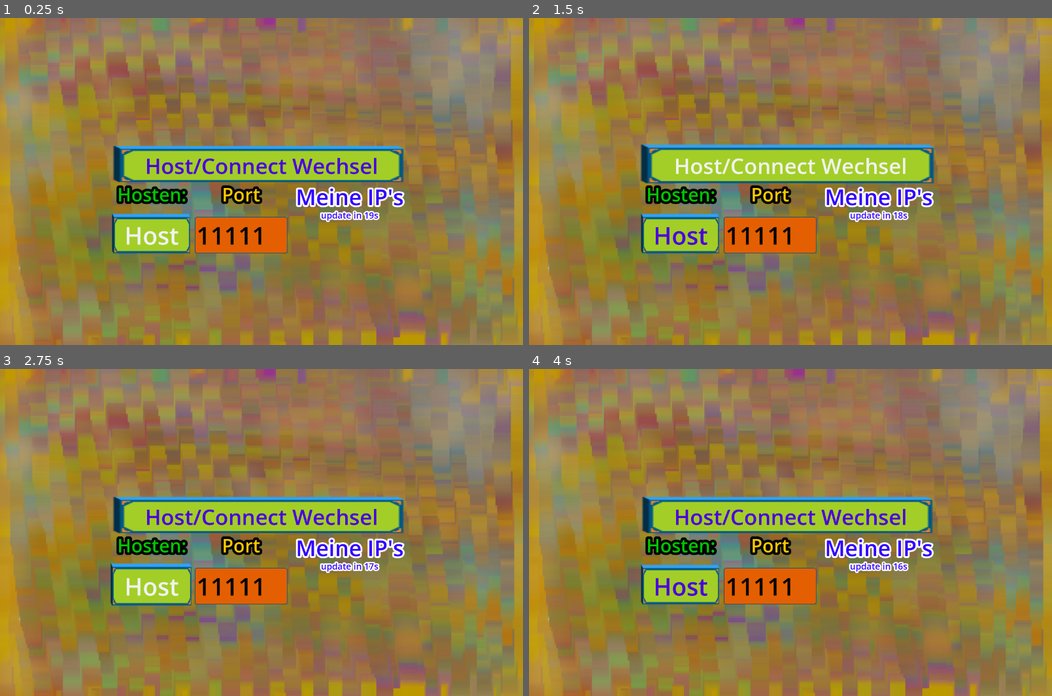
Above: before the commit, frames 1-4 (two rows, left to right).
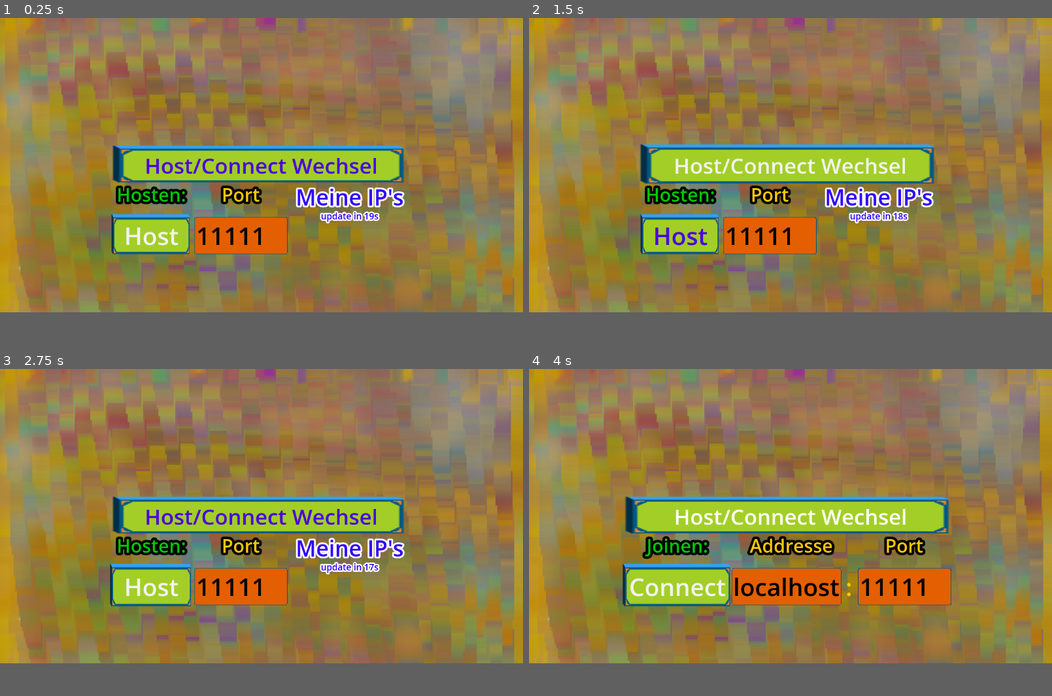
Above: after the commit, the same moments.

Repository: NIK-98/Paint_The_Ground
Game: Godot game, scene res://sceens/main.tscn
Same seed, same stepped clock (60 frames per second), same inputs: the game is played once before the commit and once after it.
Inputs (mouse positions are in pixels of both pictures, inside the frame that each line leads up to):
- Up to frame 1 (0.25 s): no input
- Up to frame 2 (1.5 s): move the mouse to (905, 165) at 0.52 s; hold D (right) 0.53-1.25 s; hold P (Info) 0.53-1.25 s; click (905, 165) at 0.67 s; click "Host/Connect Wechsel" at 1.25 s
- Up to frame 3 (2.75 s): click "Host" at 2 s
- Up to frame 4 (4 s): move the mouse to (685, 548) at 2.77 s; hold S (down) 2.78-3.5 s; tap M (modus) at 2.85 s; click (685, 548) at 2.92 s; click (675, 610) at 3.5 s, where only the run after the commit has a clickable "Connect"
In our replay, the window is 800x500 before the commit and 800x450 after it. These sizes can differ from the game's own. Grey fills any space a smaller window leaves; there, only what the larger window draws over its background counts as a difference.

The runs differ from the first frame. In frame 1, 6.7% of the frame differs, in the area x 0-100%, y 39-100%; in frame 2, 6.5%; in frame 3, 6.8%; in frame 4, 14%.

Commit message:
Version 45: Grafik optionenergänzt

Diff:
--- a/project.godot
+++ b/project.godot
@@ -25,8 +25,8 @@
 [display]
 
 window/size/viewport_width=1280
-window/size/viewport_height=800
-window/stretch/mode="viewport"
+window/size/viewport_height=720
+window/stretch/mode="canvas_items"
 window/stretch/aspect="ignore"
 window/handheld/orientation=4
 window/vsync/vsync_mode=0
--- a/sceens/Grafik.tscn
+++ b/sceens/Grafik.tscn
@@ -1,10 +1,11 @@
-[gd_scene load_steps=15 format=3 uid="uid://df63gdj4k26fk"]
+[gd_scene load_steps=20 format=3 uid="uid://df63gdj4k26fk"]
 
 [ext_resource type="Script" path="res://scripts/Grafik.gd" id="1_eivg8"]
 [ext_resource type="Texture2D" uid="uid://dhwxbxv7mla3p" path="res://assets/buttons/uibutton.png" id="2_ocm4c"]
 [ext_resource type="Texture2D" uid="uid://dmabhy628rlbb" path="res://assets/grafik/check.png" id="3_e5k8t"]
 [ext_resource type="Texture2D" uid="uid://6p8ew115ubrd" path="res://assets/grafik/uncheck.png" id="4_5a07j"]
 [ext_resource type="Texture2D" uid="uid://blts4cu60dts1" path="res://assets/grafik/arrow.png" id="5_btqo4"]
+[ext_resource type="Texture2D" uid="uid://csqsdosrja8ia" path="res://assets/audio_menu/slider.png" id="6_pwbip"]
 
 [sub_resource type="StyleBoxFlat" id="StyleBoxFlat_0cxsb"]
 bg_color = Color(0, 0, 0.803922, 1)
@@ -78,6 +79,33 @@
 OptionButton/styles/normal = SubResource("StyleBoxTexture_x84ex")
 OptionButton/styles/pressed = SubResource("StyleBoxTexture_x84ex")
 
+[sub_resource type="StyleBoxTexture" id="StyleBoxTexture_usotk"]
+texture = ExtResource("2_ocm4c")
+expand_margin_left = 40.0
+expand_margin_top = 20.0
+expand_margin_right = 40.0
+expand_margin_bottom = 40.0
+
+[sub_resource type="Theme" id="Theme_v28ht"]
+Label/font_sizes/font_size = 25
+Label/fonts/font = SubResource("SystemFont_ts5tn")
+Label/styles/normal = SubResource("StyleBoxTexture_usotk")
+
+[sub_resource type="StyleBoxFlat" id="StyleBoxFlat_ci6gb"]
+bg_color = Color(7.33994e-07, 0.31624, 0.142891, 1)
+border_width_bottom = 2
+border_color = Color(0, 0.486275, 0.333333, 1)
+border_blend = true
+corner_radius_top_left = 25
+corner_radius_top_right = 25
+corner_radius_bottom_right = 25
+corner_radius_bottom_left = 25
+shadow_color = Color(0.87451, 0.501961, 0, 0.768627)
+shadow_size = 5
+
+[sub_resource type="Theme" id="Theme_7f03j"]
+HSlider/styles/grabber_area = SubResource("StyleBoxFlat_ci6gb")
+
 [node name="Grafik" type="Control" groups=["savegrafik"]]
 process_mode = 3
 layout_mode = 3
@@ -93,7 +121,7 @@
 
 [node name="CenterContainer" type="CenterContainer" parent="CanvasLayer"]
 offset_right = 1280.0
-offset_bottom = 800.0
+offset_bottom = 720.0
 
 [node name="PanelContainer" type="PanelContainer" parent="CanvasLayer/CenterContainer"]
 layout_mode = 2
@@ -137,17 +165,47 @@
 [node name="OptionButton" type="OptionButton" parent="CanvasLayer/CenterContainer/PanelContainer/MarginContainer/VBoxContainer/VBoxContainer"]
 layout_mode = 2
 focus_neighbor_top = NodePath("../V_Sync")
+focus_neighbor_bottom = NodePath("../VBoxContainer/Fps")
 theme = SubResource("Theme_xef24")
 theme_override_colors/font_color = Color(0.6, 0.309804, 1, 1)
 theme_override_colors/font_outline_color = Color(0, 0, 0, 1)
 theme_override_constants/outline_size = 30
 
+[node name="VBoxContainer" type="VBoxContainer" parent="CanvasLayer/CenterContainer/PanelContainer/MarginContainer/VBoxContainer/VBoxContainer"]
+layout_mode = 2
+theme_override_constants/separation = -2
+
+[node name="FPS_MAX" type="Label" parent="CanvasLayer/CenterContainer/PanelContainer/MarginContainer/VBoxContainer/VBoxContainer/VBoxContainer"]
+layout_mode = 2
+theme = SubResource("Theme_v28ht")
+theme_override_colors/font_color = Color(0.529412, 0, 0.733333, 1)
+theme_override_colors/font_outline_color = Color(0, 0, 0, 1)
+theme_override_constants/outline_size = 25
+text = "Max FPS"
+horizontal_alignment = 1
+vertical_alignment = 1
+
+[node name="Fps" type="HSlider" parent="CanvasLayer/CenterContainer/PanelContainer/MarginContainer/VBoxContainer/VBoxContainer/VBoxContainer"]
+layout_mode = 2
+focus_neighbor_top = NodePath("../../OptionButton")
+focus_neighbor_bottom = NodePath("../../../VBoxContainer2/Reset")
+theme = SubResource("Theme_7f03j")
+theme_override_icons/grabber = ExtResource("6_pwbip")
+theme_override_icons/grabber_highlight = ExtResource("6_pwbip")
+theme_override_icons/grabber_disabled = ExtResource("6_pwbip")
+theme_override_icons/tick = ExtResource("6_pwbip")
+min_value = 40.0
+max_value = 200.0
+step = 40.0
+value = 80.0
+
 [node name="VBoxContainer2" type="VBoxContainer" parent="CanvasLayer/CenterContainer/PanelContainer/MarginContainer/VBoxContainer"]
 layout_mode = 2
 theme_override_constants/separation = 35
 
 [node name="Reset" type="Button" parent="CanvasLayer/CenterContainer/PanelContainer/MarginContainer/VBoxContainer/VBoxContainer2"]
 layout_mode = 2
+focus_neighbor_top = NodePath("../../VBoxContainer/VBoxContainer/Fps")
 focus_neighbor_bottom = NodePath("../back")
 theme = SubResource("Theme_xef24")
 theme_override_colors/font_color = Color(1, 1, 0, 1)
@@ -174,6 +232,9 @@
 [connection signal="focus_entered" from="CanvasLayer/CenterContainer/PanelContainer/MarginContainer/VBoxContainer/VBoxContainer/OptionButton" to="." method="_on_focus_entered"]
 [connection signal="item_selected" from="CanvasLayer/CenterContainer/PanelContainer/MarginContainer/VBoxContainer/VBoxContainer/OptionButton" to="." method="_on_option_button_item_selected"]
 [connection signal="mouse_entered" from="CanvasLayer/CenterContainer/PanelContainer/MarginContainer/VBoxContainer/VBoxContainer/OptionButton" to="." method="_on_mouse_entered"]
+[connection signal="focus_entered" from="CanvasLayer/CenterContainer/PanelContainer/MarginContainer/VBoxContainer/VBoxContainer/VBoxContainer/Fps" to="." method="_on_focus_entered"]
+[connection signal="mouse_entered" from="CanvasLayer/CenterContainer/PanelContainer/MarginContainer/VBoxContainer/VBoxContainer/VBoxContainer/Fps" to="." method="_on_mouse_entered"]
+[connection signal="value_changed" from="CanvasLayer/CenterContainer/PanelContainer/MarginContainer/VBoxContainer/VBoxContainer/VBoxContainer/Fps" to="." method="_on_fps_value_changed"]
 [connection signal="focus_entered" from="CanvasLayer/CenterContainer/PanelContainer/MarginContainer/VBoxContainer/VBoxContainer2/Reset" to="." method="_on_focus_entered"]
 [connection signal="mouse_entered" from="CanvasLayer/CenterContainer/PanelContainer/MarginContainer/VBoxContainer/VBoxContainer2/Reset" to="." method="_on_mouse_entered"]
 [connection signal="pressed" from="CanvasLayer/CenterContainer/PanelContainer/MarginContainer/VBoxContainer/VBoxContainer2/Reset" to="." method="_on_reset_pressed"]
--- a/sceens/main.tscn
+++ b/sceens/main.tscn
@@ -73,7 +73,7 @@
 
 [node name="CanvasLayer" type="CanvasLayer" parent="."]
 process_mode = 3
-layer = 7
+layer = 8
 scale = Vector2(0.7, 0.7)
 transform = Transform2D(0.7, 0, 0, 0.7, 0, 0)
 
--- a/sceens/ui.tscn
+++ b/sceens/ui.tscn
@@ -84,7 +84,13 @@
 [node name="UI" type="Control" groups=["Persist"]]
 process_mode = 3
 layout_mode = 3
-anchors_preset = 0
+anchors_preset = 15
+anchor_right = 1.0
+anchor_bottom = 1.0
+offset_right = -1280.0
+offset_bottom = -720.0
+grow_horizontal = 2
+grow_vertical = 2
 script = ExtResource("1_jid7m")
 
 [node name="Panel" type="ScrollContainer" parent="."]
@@ -95,6 +101,7 @@
 focus_mode = 2
 theme_override_styles/panel = SubResource("StyleBoxTexture_w0wsa")
 horizontal_scroll_mode = 0
+scroll_deadzone = 30
 
 [node name="CenterContainer" type="CenterContainer" parent="Panel"]
 layout_mode = 2
--- a/scripts/Grafik.gd
+++ b/scripts/Grafik.gd
@@ -4,51 +4,55 @@
 @onready var full_screen = $CanvasLayer/CenterContainer/PanelContainer/MarginContainer/VBoxContainer/VBoxContainer/FullScreen
 @onready var v_sync = $CanvasLayer/CenterContainer/PanelContainer/MarginContainer/VBoxContainer/VBoxContainer/V_Sync
 @onready var back = $CanvasLayer/CenterContainer/PanelContainer/MarginContainer/VBoxContainer/VBoxContainer2/back
+@onready var fps_max = $CanvasLayer/CenterContainer/PanelContainer/MarginContainer/VBoxContainer/VBoxContainer/VBoxContainer/FPS_MAX
+@onready var fps = $CanvasLayer/CenterContainer/PanelContainer/MarginContainer/VBoxContainer/VBoxContainer/VBoxContainer/Fps
 
 var save_grafik_path = "user://savegrafiksettings.save"
 
 
-var Resolutions = {"3840x2160":Vector2i(3840,2160),
-				   "2560x1440":Vector2i(2560,1440),
-				   "1920x1080":Vector2i(1920,1080),
-				   "1366x768":Vector2i(1366,768),
-				   "1536x864":Vector2i(1536,864),
-				   "1280x720":Vector2i(1280,720),
-				   "1280x800":Vector2i(1280,800),
-				   "1440x900":Vector2i(1440,900),
-				   "1600x900":Vector2i(1600,900),
-				   "1024x600":Vector2i(1024,600),
-				   "800x600": Vector2i(800,600)}
+var Resolutions = {"1920x1080 FullHD":Vector2i(1920,1080),
+				   "1280x720 HD":Vector2i(1280,720),
+				   "1280x800 WXGA":Vector2i(1280,800),
+				   "1024x768 XGA":Vector2i(1024,768)
+				  }
+
 
 var id = 0
 var v_sync_mode = false
 var fullscreen_mode = true
+var max_frams = 200
 
 
 var loaded = false
+var reset = false
 
 
 # Called when the node enters the scene tree for the first time.
 func _ready():
 	name = "Grafik"
 	$CanvasLayer.visible = false
-	Add_Resolutions()
-	Check_mode()
 
 
 func _process(_delta):
 	if not loaded:
 		loaded = true
 		name = "Grafik"
+		if OS.get_name() == "Windows" or OS.get_name() == "linux":
+			for i in Resolutions.keys():
+				if i == str(DisplayServer.screen_get_size().x,"x",DisplayServer.screen_get_size().y, " Gerät"):
+					break
+				Resolutions[str(DisplayServer.screen_get_size().x,"x",DisplayServer.screen_get_size().y, " Gerät")] = DisplayServer.screen_get_size()
+			Add_Resolutions()
+			full_screen.set_pressed_no_signal(fullscreen_mode)
+			_on_full_screen_toggled(fullscreen_mode)
+			_on_option_button_item_selected(id)
+			Set_Resulutuns_text()
+		if OS.get_name() == "Android" or OS.get_name() == "IOS":
+			option_button.visible = false
+			full_screen.visible = false
+		_on_fps_value_changed(max_frams)
 		v_sync.set_pressed_no_signal(v_sync_mode)
 		_on_v_sync_toggled(v_sync_mode)
-		full_screen.set_pressed_no_signal(fullscreen_mode)
-		_on_full_screen_toggled(fullscreen_mode)
-		_on_option_button_item_selected(id)
-		option_button.select(id)
-		if not FileAccess.file_exists(save_grafik_path):
-			set_default_size()
-		Set_Resulutuns_text()
 		set_process(false)
 
 
@@ -71,58 +75,33 @@
 		"id" : id,
 		"v_sync_mode" : v_sync_mode,
 		"fullscreen_mode" : fullscreen_mode,
+		"max_frams" : max_frams
 	}
 	return save_dict
-
-
-func Check_mode():
-	var _window = get_window()
-	var mode = _window.get_mode()
-
-	if mode == Window.MODE_EXCLUSIVE_FULLSCREEN:
-		option_button.visible = false
-		full_screen.set_pressed_no_signal(true)
 
 
 func Add_Resolutions():
 	var Current_Resulution = get_window().get_size()
 	var ID = 0
-
 	for r in Resolutions:
 		option_button.add_item(r, ID)
 
 		if Resolutions[r] == Current_Resulution:
 			option_button.select(ID)
+			id = ID
 
 		ID += 1
 
 
 func _on_option_button_item_selected(index):
 	Global.ui_sound = true
+	reset = false
 	var ID = option_button.get_item_text(index)
 	id = index
 	get_window().set_size(Resolutions[ID])
 	Centre_Window()
 
 
-func set_default_size():
-	var default_Resulution = DisplayServer.screen_get_size()
-	var ID = 0
-
-	for r in Resolutions:
-		if Resolutions[r] == default_Resulution:
-			option_button.select(ID)
-			option_button.set_text(str(DisplayServer.screen_get_size().x,"x",DisplayServer.screen_get_size().y))
-			Global.ui_sound = true
-			get_window().set_size(Resolutions[option_button.get_item_text(ID)])
-			Centre_Window()
-			return
-
-		ID += 1
-	option_button.select(6)
-	option_button.set_text("1280x800")
-
-
 func Centre_Window():
 	var Centre_Screen = DisplayServer.screen_get_position()+DisplayServer.screen_get_size()/2
 	var Window_Size = get_window().get_size_with_decorations()
@@ -130,10 +109,15 @@
 
 func Set_Resulutuns_text():
 	var Resolutions_text = str(get_window().get_size().x,"x",get_window().get_size().y)
-	option_button.set_text(Resolutions_text)
+	for i in Resolutions.keys():
+		if i.begins_with(Resolutions_text):
+			option_button.set_text(i)
+			option_button.select(id)
+
 
 func _on_full_screen_toggled(toggled_on):
 	Global.ui_sound = true
+	reset = false
 	if toggled_on:
 		fullscreen_mode = true
 		get_window().set_mode(Window.MODE_EXCLUSIVE_FULLSCREEN)
@@ -141,25 +125,34 @@
 	else:
 		fullscreen_mode = false
 		get_window().set_mode(Window.MODE_WINDOWED)
+		for i in Resolutions.keys():
+			if i.begins_with(str(get_window().get_size())):
+				option_button.set_text(i)
+		option_button.select(id)
 		Centre_Window()
 		option_button.visible = true
+		_on_option_button_item_selected(id)
+		Set_Resulutuns_text()
 
 
 func _on_reset_pressed():
 	Global.ui_sound = true
-	if FileAccess.file_exists(save_grafik_path):
-		DirAccess.remove_absolute(save_grafik_path)
-	option_button.visible = false
-	get_window().set_mode(Window.MODE_EXCLUSIVE_FULLSCREEN)
-	Set_Resulutuns_text()
-	Centre_Window()
-	Check_mode()
+	if OS.get_name() == "Windows" or OS.get_name() == "linux":
+		option_button.visible = false
+		full_screen.set_pressed_no_signal(true)
+		_on_full_screen_toggled(true)
+	Engine.max_fps = 0
+	fps_max.text = "Unbegrenzt FPS"
+	fps.value = fps.max_value
+	max_frams = fps.max_value
 	v_sync.set_pressed_no_signal(false)
 	_on_v_sync_toggled(false)
+	reset = true
 
 
 func _on_v_sync_toggled(toggled_on: bool) -> void:
 	Global.ui_sound = true
+	reset = false
 	if toggled_on:
 		v_sync_mode = true
 		DisplayServer.window_set_vsync_mode(DisplayServer.VSYNC_ENABLED)
@@ -183,6 +176,9 @@
 	get_parent().get_node("CanvasLayer/Menu/PanelContainer/VBoxContainer/Beenden").grab_focus()
 	Global.trigger_host_focus = false
 
+	if reset and FileAccess.file_exists(save_grafik_path):
+		DirAccess.remove_absolute(save_grafik_path)
+
 
 func _on_mouse_entered():
 	Global.ui_hover_sound = true
@@ -191,3 +187,17 @@
 func _on_focus_entered():
 	if not Input.is_mouse_button_pressed(MOUSE_BUTTON_LEFT):
 		Global.ui_hover_sound = true
+
+
+func _on_fps_value_changed(value):
+	Global.ui_sound = true
+	if value < 200:
+		Engine.max_fps = value
+		fps_max.text = str(value, " Max FPS")
+		fps.value = value
+		max_frams = value
+	else:
+		Engine.max_fps = 0
+		fps_max.text = "Unbegrenzt FPS"
+		fps.value = value
+		max_frams = fps.max_value
--- a/scripts/ui.gd
+++ b/scripts/ui.gd
@@ -99,6 +99,14 @@
 			await check_ip(server_address_to_connect_to)
 
 
+	if Input.is_action_just_pressed("exit") and visible and not get_parent().get_parent().get_node("Audio_menu/CanvasLayer").visible and not get_parent().get_parent().get_node("Grafik/CanvasLayer").visible:
+		await get_tree().create_timer(0.1).timeout
+		esc_is_pressing = true
+		get_parent().get_parent().get_node("CanvasLayer/Menu").visible = true
+		Global.trigger_host_focus = true
+		get_parent().get_parent().get_node("CanvasLayer/Menu/PanelContainer/VBoxContainer/Beenden").grab_focus()
+		Global.trigger_host_focus = false
+
 	if get_parent().get_parent().has_node("Level/level/loby") and not get_parent().get_parent().get_node("Level/level/loby").visible:
 		set_process(false)
 
@@ -278,13 +286,6 @@
 	if Input.is_action_just_pressed("cancel"):
 		block_host = false
 		$Panel/CenterContainer/Net/Connecting.text = ""
-	if Input.is_action_just_pressed("exit") and visible and not get_parent().get_parent().get_node("Audio_menu/CanvasLayer").visible and not get_parent().get_parent().get_node("Grafik/CanvasLayer").visible:
-		await get_tree().create_timer(0.1).timeout
-		esc_is_pressing = true
-		get_parent().get_parent().get_node("CanvasLayer/Menu").visible = true
-		Global.trigger_host_focus = true
-		get_parent().get_parent().get_node("CanvasLayer/Menu/PanelContainer/VBoxContainer/Beenden").grab_focus()
-		Global.trigger_host_focus = false
 
 
 func _on_host_connect_toggled(toggled_on: bool) -> void:
Not shown, changed: export_presets.cfg
Not shown: 2 places in sceens/audio_menu.tscn that only renumber resources
